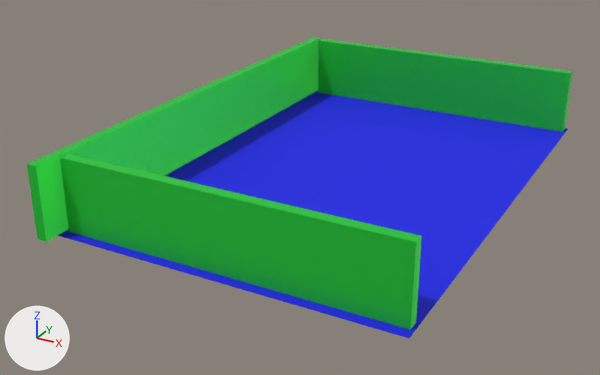
Before and after pictures for a commit that changed the Blender file Scenes/Main/Main1.blend.
Camera for both pictures: a 50 mm lens placed at (28.6, -60.6, 27.2), pointed at (-2.8, -3.7, -1.2). Lighting does not change. The marker at lower left points along +X, +Y and +Z. The picture after the commit comes second.
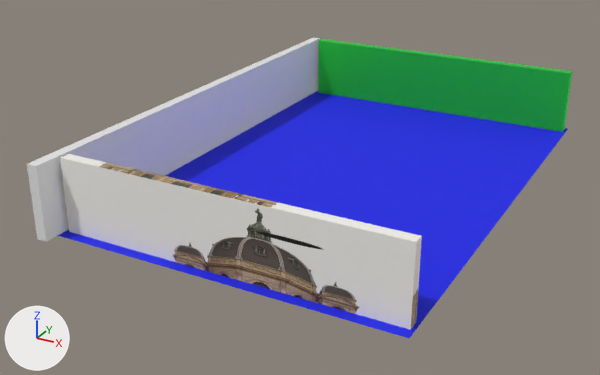
Pixel boxes (x1, y1, x2, y2) of what changed, in the pictures (600 x 375 px):
```json
{"object": "Cube.001", "change": "recoloured, surface changed", "before": [60, 154, 422, 330], "after": [60, 154, 422, 330], "on screen": "green to grey"}
{"object": "Cube.003", "change": "recoloured", "before": [27, 38, 320, 242], "after": [27, 38, 320, 242], "on screen": "lighter"}
```

The change, as JSON lines over the scene's bpy script:
```json
{"op": "add", "block": "img_chatgpt_image_5__nov__2025__00_11_24_png", "code": ["img_chatgpt_image_5__nov__2025__00_11_24_png = load_image('ChatGPT Image 5. Nov. 2025, 00_11_24.png', '../../textures/ChatGPT Image 5. Nov. 2025, 00_11_24.png', 1536, 1024, 'sRGB')"]}
{"op": "add", "block": "mat_material", "code": ["mat_material = principled_material('Material')", "mat_material.base_color = (0.8, 0.8, 0.8)  # white #e7e7e7"]}
{"op": "add", "block": "mat_material_001", "code": ["mat_material_001 = principled_material('Material.001')", "mat_material_001.texture = img_chatgpt_image_5__nov__2025__00_11_24_png"]}
{"block": "me_cube_001", "where": "me_cube_001.from_pydata(...)  # 8 vertices, 6 faces; spans x -13.6..13.6, y -0.4..0.4, z -3.0..3.0"}
{"block": "me_cube_001", "where": "# used by ob_cube_001; location = (0.29, -19.71, 2.22)"}
{"op": "remove", "block": "me_cube_001", "code": "me_cube_001.materials.append(mat_walls)  # green #32e749"}
{"block": "me_cube_001", "change": "me_cube_001 part 1: texture (UV) coordinates of 6 of 6 faces, centred in x -13.6..13.6, y -0.4..0.4, z -3.0..3.0, changed; they spanned u 0.12..0.88, v 0.0..1.0 and now span u -0.7..1.61, v -0.48..1.0"}
{"op": "add", "block": "me_cube_001", "code": "me_cube_001.materials.append(mat_material_001)  # picture img_chatgpt_image_5__nov__2025__00_11_24_png"}
{"block": "me_cube_003", "where": "me_cube_003.from_pydata(...)  # 8 vertices, 6 faces; spans x -13.6..29.4, y -0.4..0.4, z -3.0..3.0"}
{"op": "remove", "block": "me_cube_003", "code": "me_cube_003.materials.append(mat_walls_002)  # green #32e749"}
{"op": "add", "block": "me_cube_003", "code": "me_cube_003.materials.append(mat_material)  # white #e7e7e7"}
```
